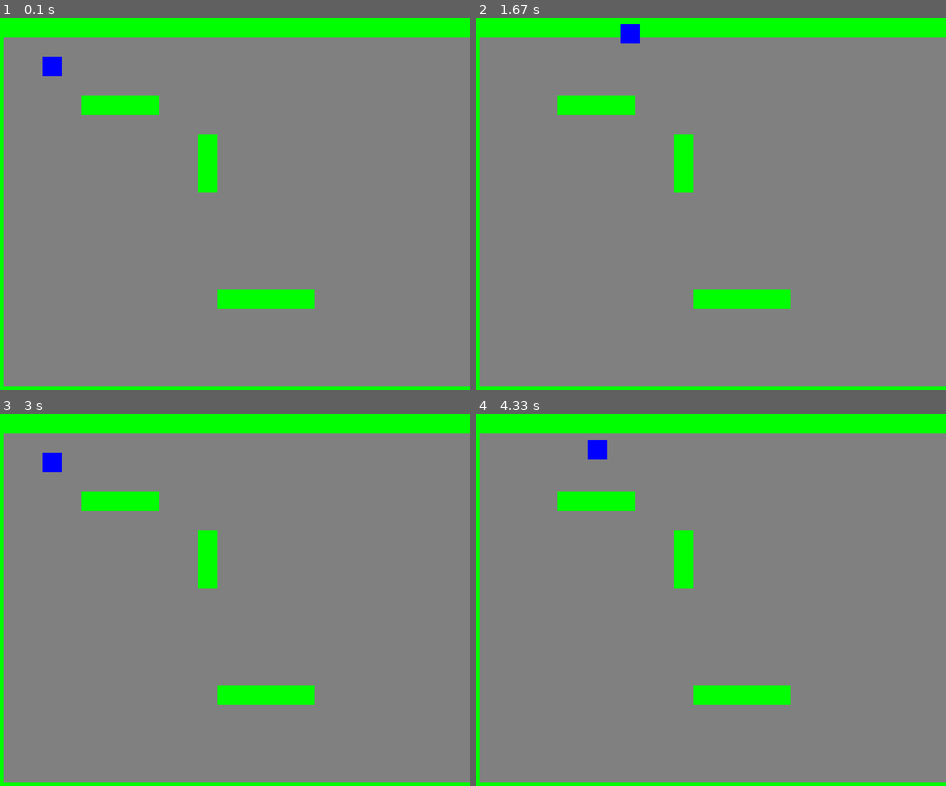
Above: before the commit, frames 1-4 (two rows, left to right).
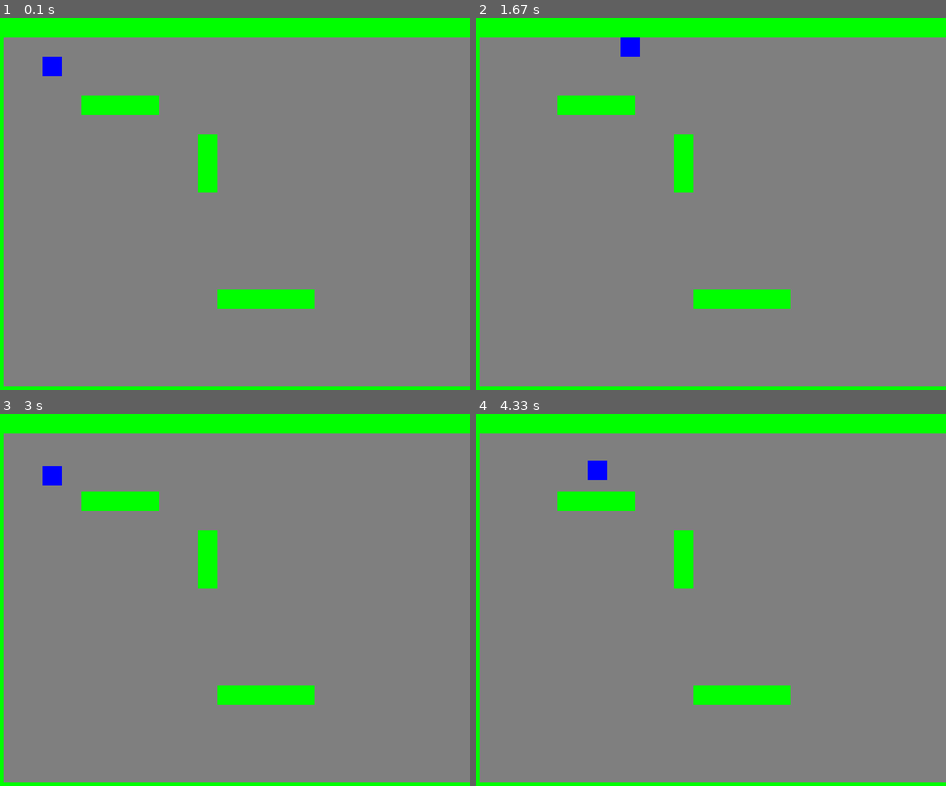
Above: after the commit, the same moments.

Repository: mdai008/pygame2022
Game: pygame game, started from src/main.py
Same seed, same stepped clock (60 frames per second), same inputs: the game is played once before the commit and once after it.
Inputs:
- Up to frame 1 (0.1 s): no input
- Up to frame 2 (1.67 s): hold D 0.33-0.8 s; hold W 0.83-1.13 s; hold D 1.17-1.63 s
- Up to frame 3 (3 s): hold A 1.67-2.2 s; hold S 2.23-2.53 s; hold A 2.57-2.97 s
- Up to frame 4 (4.33 s): hold W 3-3.37 s; hold D 3.4-4.03 s; hold S from 4.07 s (still down)

The runs differ from the first frame. In frame 2, 0.3% of the frame differs, in the area x 30-35%, y 1-11%; in frame 3, 0.3%; in frame 4, 0.4%, in the area x 23-28%, y 7-18%.

Commit message:
add collision

Diff:
--- a/src/sprites.py
+++ b/src/sprites.py
@@ -16,7 +16,7 @@
 BLUE = (0, 0, 255)
 BLACK = (0, 0, 0)
 WHITE = (255, 255, 255)
-GRAY = (128, 128, 128)
+GRAY = (127, 127, 127)
 
 # class spriteSheet: #class for a sprite sheet
 #     def __init__(self, file):
@@ -56,7 +56,9 @@
     def update(self): #update character position
         self.movement()
         self.rect.x += self._xChange
+        self.wallCollision("x")
         self.rect.y += self._yChange
+        self.wallCollision("y")
         self._xChange = 0
         self._yChange = 0
 
@@ -74,6 +76,22 @@
         if keys[pg.K_s]:
             self._yChange += PLAYER_SPEED
             self._facing = "down"
+
+    def wallCollision(self, direction): #collision detection
+        if direction == "x":
+            isHit = pg.sprite.spritecollide(self, self._game.walls, False)
+            if isHit:
+                if self._xChange > 0:
+                    self.rect.x = isHit[0].rect.left - self.rect.width
+                if self._xChange < 0:
+                    self.rect.x = isHit[0].rect.right
+        if direction == "y":
+            isHit = pg.sprite.spritecollide(self, self._game.walls, False)
+            if isHit:
+                if self._yChange > 0:
+                    self.rect.y = isHit[0].rect.top - self.rect.height
+                if self._yChange < 0:
+                    self.rect.y = isHit[0].rect.bottom
 
 #wall class
 class wall(pg.sprite.Sprite):
